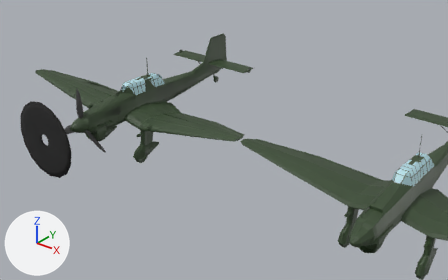
Renders of the FBX model Assets/1.Sof Objects/Aircrafts/Ju 87/Ju 87.fbx from each side of a commit.
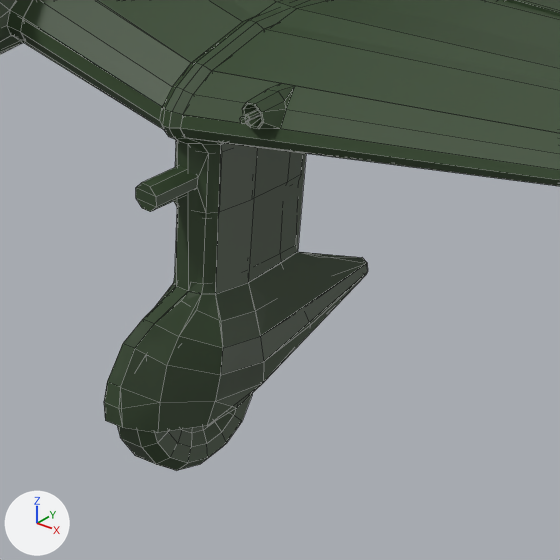
There are two pictures of each version: one from a camera (50 mm lens) standing at (21.11, -19.44, 11.7) and looking at (6.53, -1.22, 0.4), one close up on the part from 28% to 40% of the width and 42% to 61% of the height. The lights are fixed; the arrows at lower left show +X, +Y and +Z. The close-ups show mesh edges as thin lines. Where no turn or scale is listed for an object, it has been applied to the vertices.

The first close-up shows 'Ju 87 B Fuselage', 'Ju 87 B Left Gear', 'Ju 87 B Left Gear Collider', 'Ju 87 B Left Gear Cover Collider', 'Ju 87 B Left Wing Section 1', 'Ju 87 B Left Wing Section 1 Collider', 'Ju 87 B Left Wing Section 2', 'Ju 87 B Left Wing Section 2 Collider', 'Ju 87 B Wheel'.
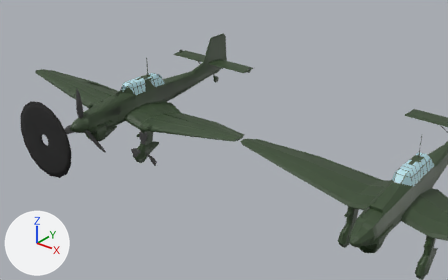
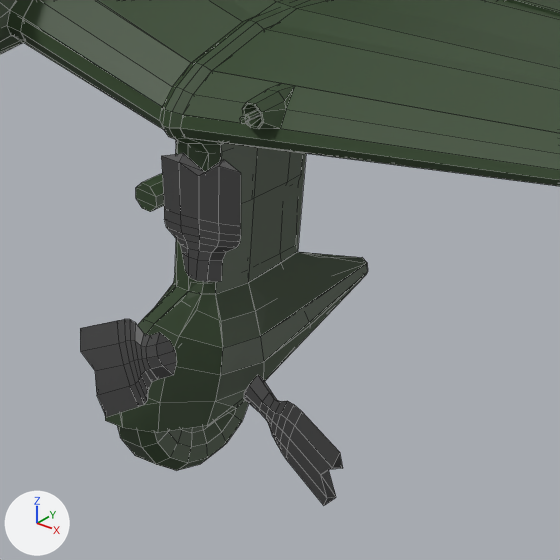
What differs and where, as boxes [x1, y1, x2, y2] in the close-ups (560 x 560 px):
'Ju 87 B Propeller Broken', added
    after: [80, 153, 343, 505]

Edits to the bpy script that builds the scene:
```text
Add me_plane_001:
    me_plane_001.from_pydata(...)  # 192 vertices, 198 faces; spans x -0.81..0.77, y -0.07..0.02, z -0.59..0.84
    me_plane_001.materials.append(mat_rubber)  # dark grey #464646
Add ob_ju_87_b_propeller_broken:
    ob_ju_87_b_propeller_broken = bpy.data.objects.new('Ju 87 B Propeller Broken', me_plane_001)
    ob_ju_87_b_propeller_broken.location = (4.0, -3.4, 0.0)
```
